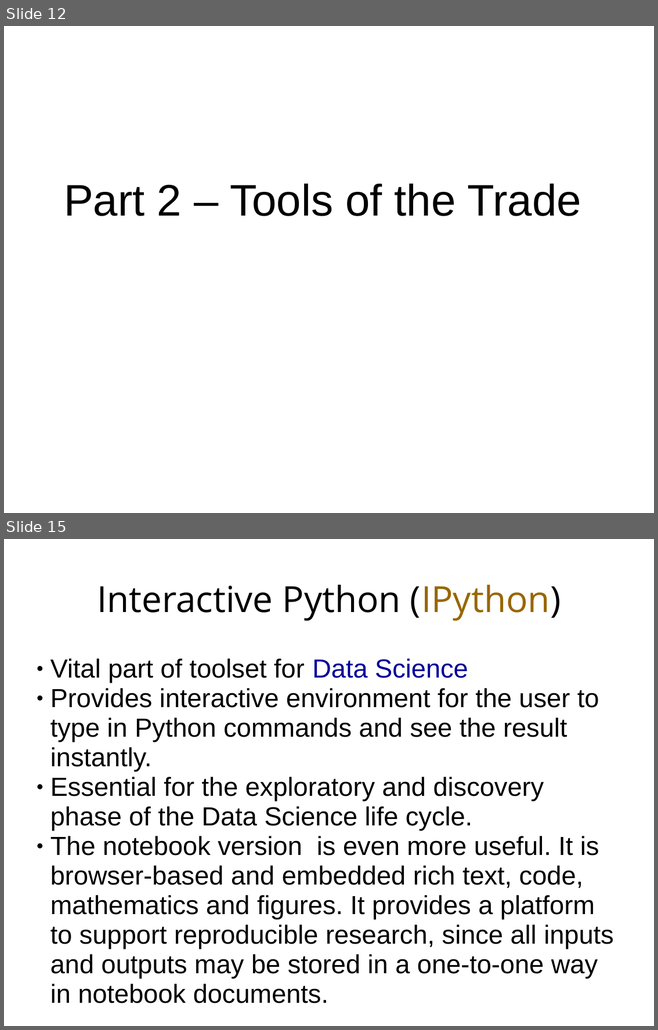
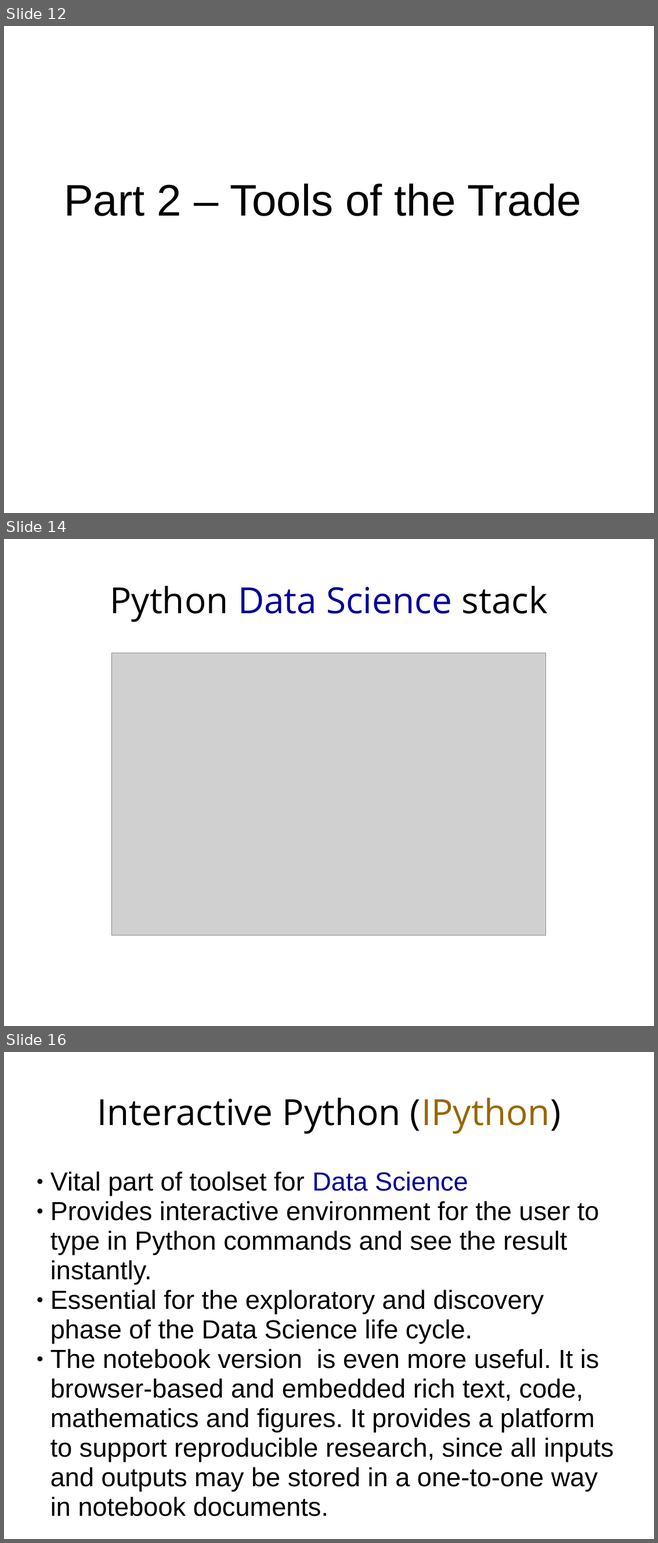
Before and after one commit to femibyte/intro_datascience_python, a slide deck: IntroToDataScienceUsingPython.pptx. Shown one above the other, each under a label of ours: slides 12 and 15 before the commit, slides 12, 14 and 16 after it; the slides between them are not shown. The pictures are 658x1030 and 658x1543 pixels, drawn with LibreOffice and Linux fonts; fonts in the diff are those of the drawing; grey boxes stand for pictures. Boxes give left, top, right and bottom in pixels: in the first picture for what was removed or moved away, otherwise in the second. Text is boxed around its words. In the diff, an @@ line names an element or a change of style, - is before the commit and + after.

```diff
--- a/IntroToDataScienceUsingPython.pptx
+++ b/IntroToDataScienceUsingPython.pptx
@@ slide 14 added at [4,539,654,1026], background #FFFFFF @@
@@ text added at [110,585,547,622], 44 pt, text #000000 @@
+Python Data Science stack
@@ picture added at [112,653,546,935] @@
@@ what was slide 15 is now slide 16 @@
```
Also in this commit, not shown: 8 slides changed.
